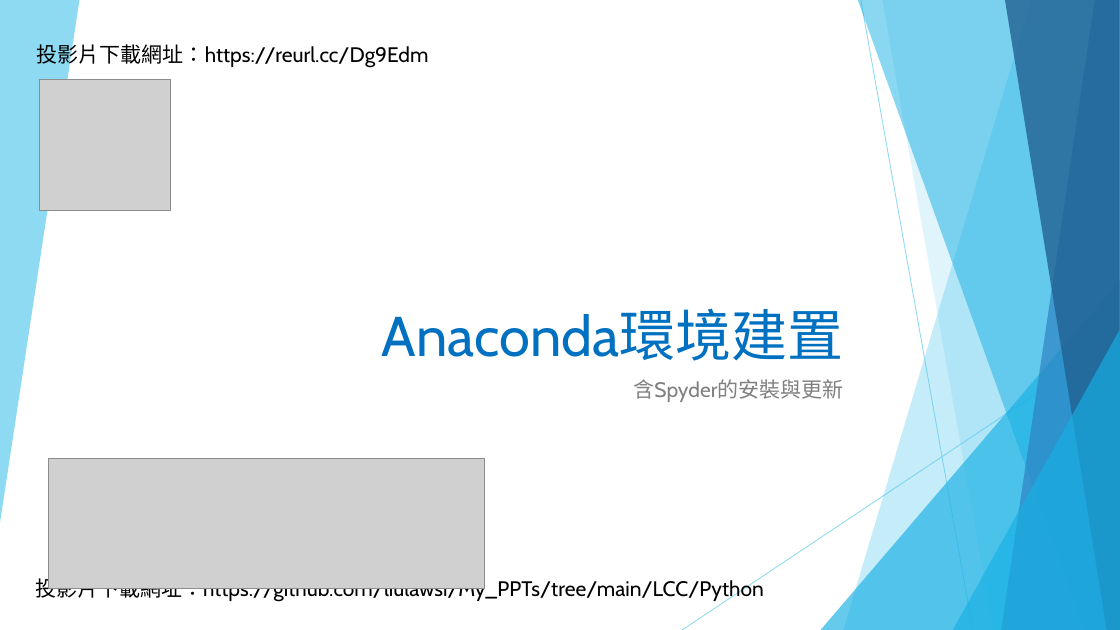
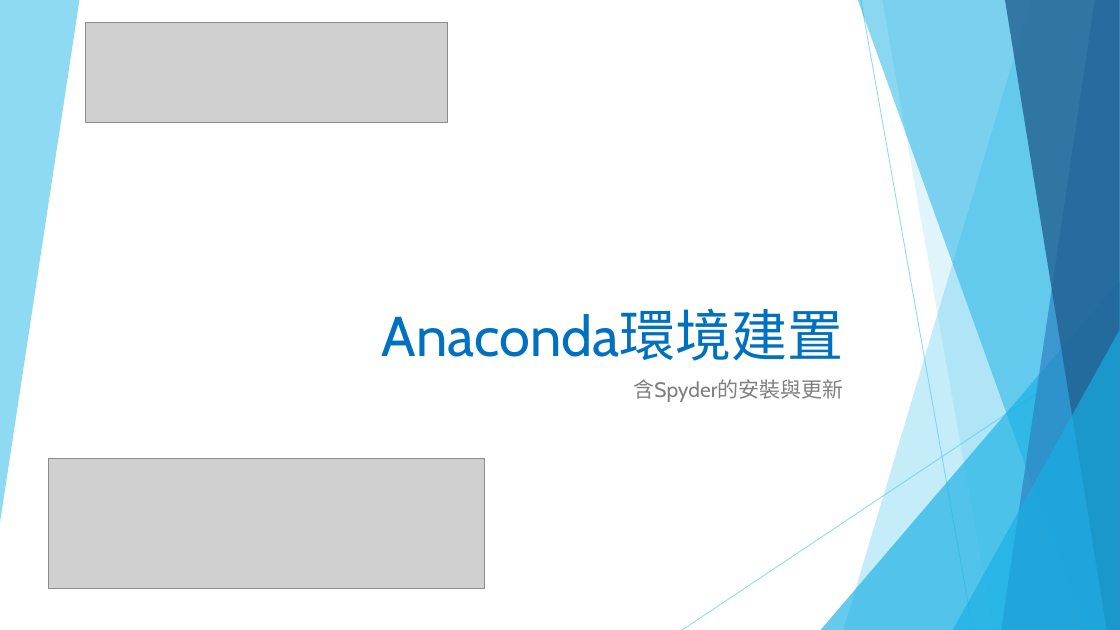
Before and after one commit to liulawsi/My_PPTs, a slide deck: slide 3 of LCC/Python/00c_Spyder環境建置.pptx (slide 1 before the commit). Drawn at 1120x630 pixels with LibreOffice and Linux fonts; fonts in the diff are those of the drawing; grey boxes stand for pictures. Boxes give left, top, right and bottom in pixels: in the first picture for what was removed or moved away, otherwise in the second. Text is boxed around its words. In the diff, an @@ line names an element or a change of style, - is before the commit and + after.

```diff
--- a/LCC/Python/00c_Spyder環境建置.pptx
+++ b/LCC/Python/00c_Spyder環境建置.pptx
@@ picture added at box(86, 22, 447, 123) @@
@@ text removed at box(37, 41, 429, 67) @@
-投影片下載網址：https://reurl.cc/Dg9Edm
@@ picture removed at box(39, 80, 171, 211) @@
@@ text removed at box(35, 575, 764, 601) @@
-投影片下載網址：https://github.com/liulawsi/My_PPTs/tree/main/LCC/Python
```
Also in this commit, not shown: 23 other slides changed, 3 slides added, 14 other files.
